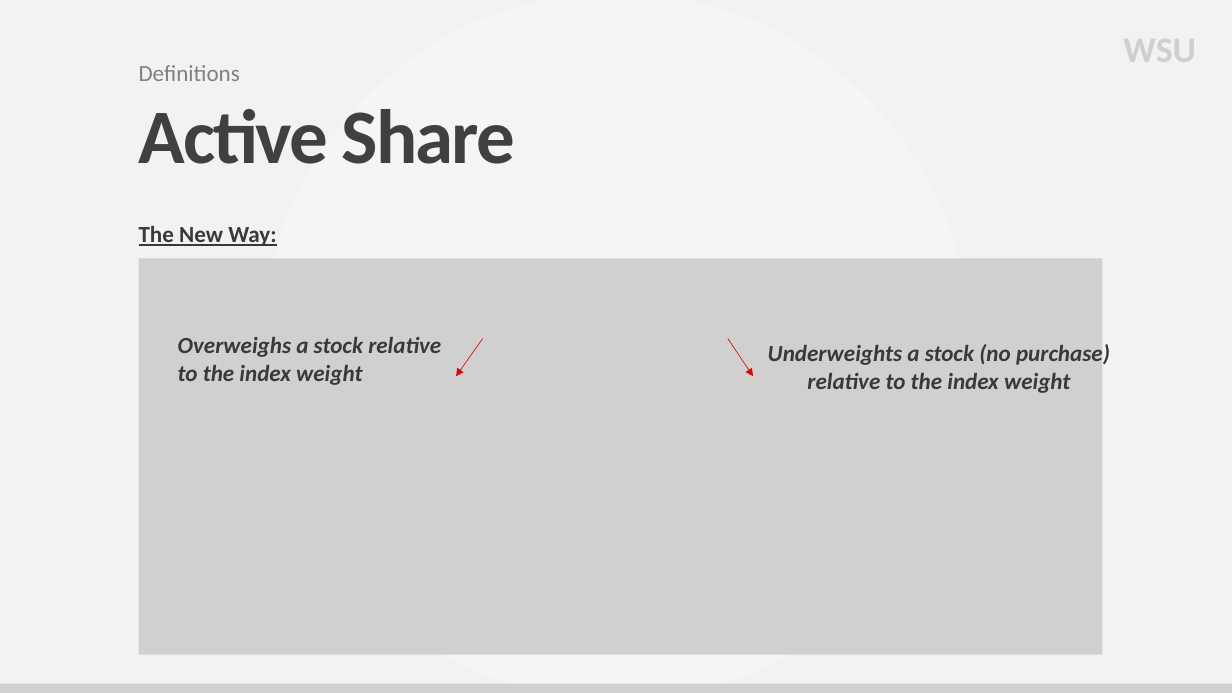
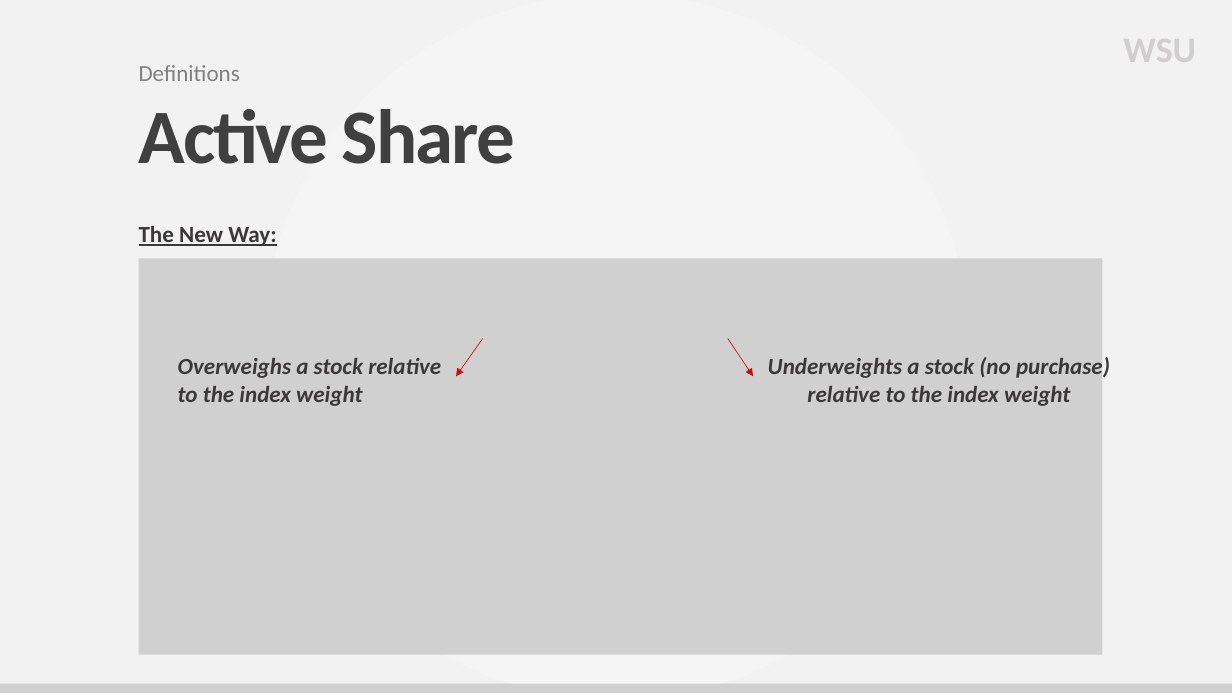
Before and after one commit to adam-bozman/my-apero, a slide deck: slide 4 of content/talks/Financial Economics Seminar 2023/files/active-shares.pptx. Drawn at 1232x693 pixels with LibreOffice and Linux fonts; fonts in the diff are those of the drawing; grey boxes stand for pictures; background and template pictures are left out. Boxes give left, top, right and bottom in pixels: in the first picture for what was removed or moved away, otherwise in the second. Text is boxed around its words. In the diff, an @@ line names an element or a change of style, - is before the commit and + after.

```diff
--- a/content/talks/Financial Economics Seminar 2023/files/active-shares.pptx
+++ b/content/talks/Financial Economics Seminar 2023/files/active-shares.pptx
@@ text "Overweighs a stock relative to ...": place and size @@
-text "Overweighs a stock relative to ..." at bbox=[178, 337, 441, 385]
+text "Overweighs a stock relative to ..." at bbox=[178, 358, 441, 406]
@@ text "Underweights a stock (no purchase) ...": place and size @@
-text "Underweights a stock (no purchase) ..." at bbox=[768, 344, 1110, 393]
+text "Underweights a stock (no purchase) ..." at bbox=[768, 357, 1110, 406]
```
Also in this commit, not shown: 3 other slides changed, 1 slide added.
